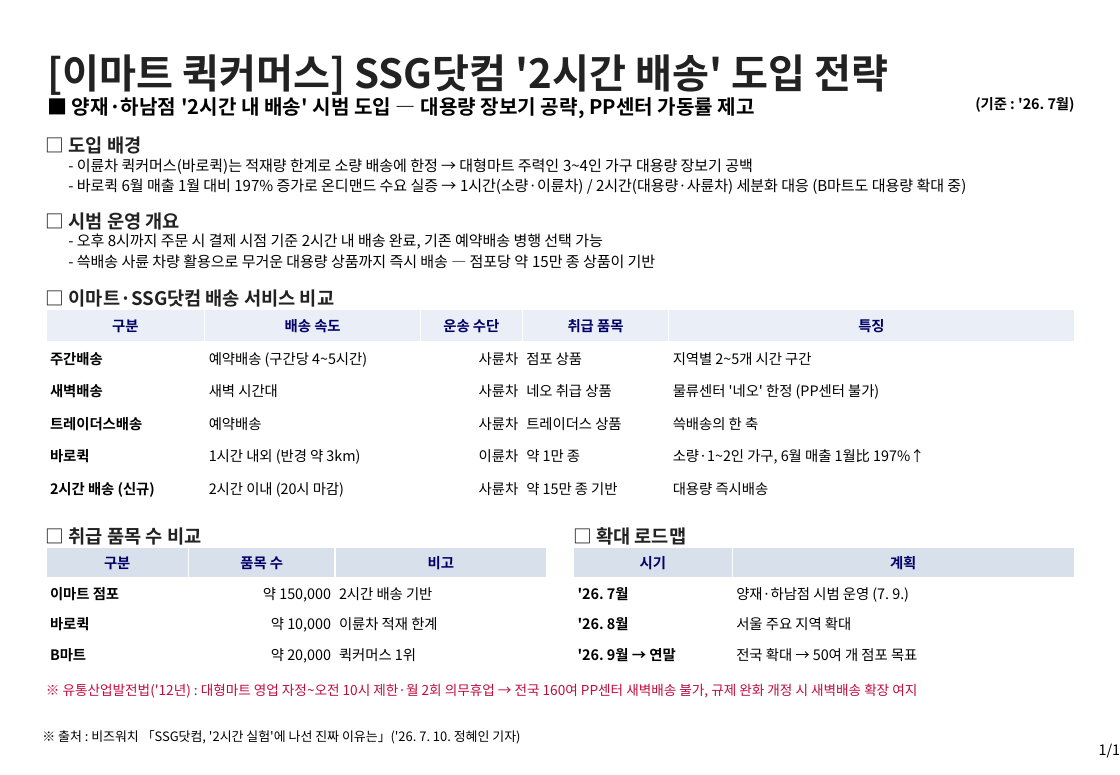
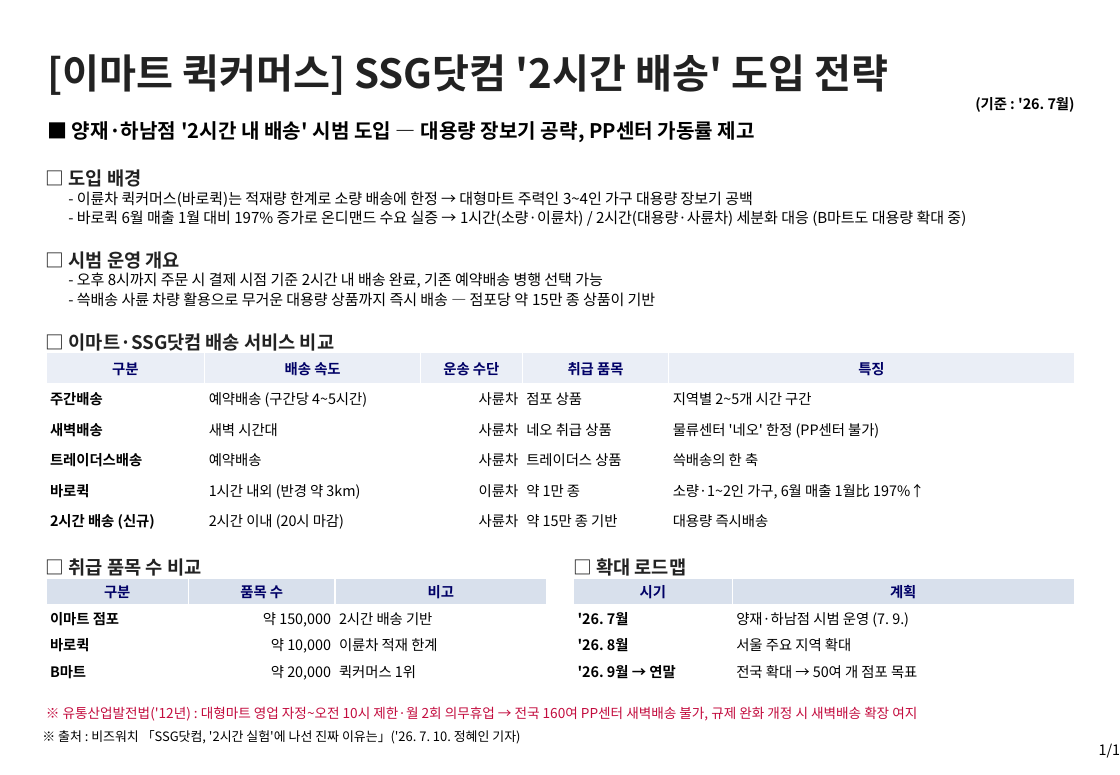
Before and after one commit to avoseed/web1, a slide deck: slide 1 of reports/ssg-quickcommerce-onepager.pptx. Drawn at 1120x775 pixels with LibreOffice and Linux fonts; fonts in the diff are those of the drawing. Boxes give left, top, right and bottom in pixels: in the first picture for what was removed or moved away, otherwise in the second. Text is boxed around its words. In the diff, an @@ line names an element or a change of style, - is before the commit and + after.

```diff
--- a/reports/ssg-quickcommerce-onepager.pptx
+++ b/reports/ssg-quickcommerce-onepager.pptx
@@ text "■ 양재·하남점 '2시간 내 배송' ..." rewrapped from [72, 93, 755, 118] to [72, 121, 755, 142] @@
@@ text "□ 도입 배경": place and size @@
-text "□ 도입 배경" at [69, 136, 141, 154]
+text "□ 도입 배경" at [69, 169, 141, 187]
@@ 4 texts: place and size @@
-4 texts at [69, 158, 966, 545]
+4 texts at [69, 191, 966, 576]
@@ 3 texts: place and size @@
-3 texts at [69, 212, 656, 269]
+3 texts at [69, 251, 656, 307]
@@ table: place and size @@
-table at [46, 309, 1074, 505]
+table at [46, 353, 1074, 536]
@@ text "□ 이마트·SSG닷컴 배송 서비스 비교": place and size @@
-text "□ 이마트·SSG닷컴 배송 서비스 비교" at [69, 289, 334, 307]
+text "□ 이마트·SSG닷컴 배송 서비스 비교" at [69, 333, 334, 351]
@@ table: place and size @@
-table at [46, 548, 547, 670]
+table at [46, 579, 547, 685]
@@ table: place and size @@
-table at [574, 548, 1076, 670]
+table at [574, 579, 1076, 685]
@@ text "※ 유통산업발전법('12년) : 대형마트 영업 ...": place and size @@
-text "※ 유통산업발전법('12년) : 대형마트 영업 ..." at [63, 683, 917, 698]
+text "※ 유통산업발전법('12년) : 대형마트 영업 ..." at [63, 706, 917, 721]
```
Also in this commit, not shown: 3 other files.
